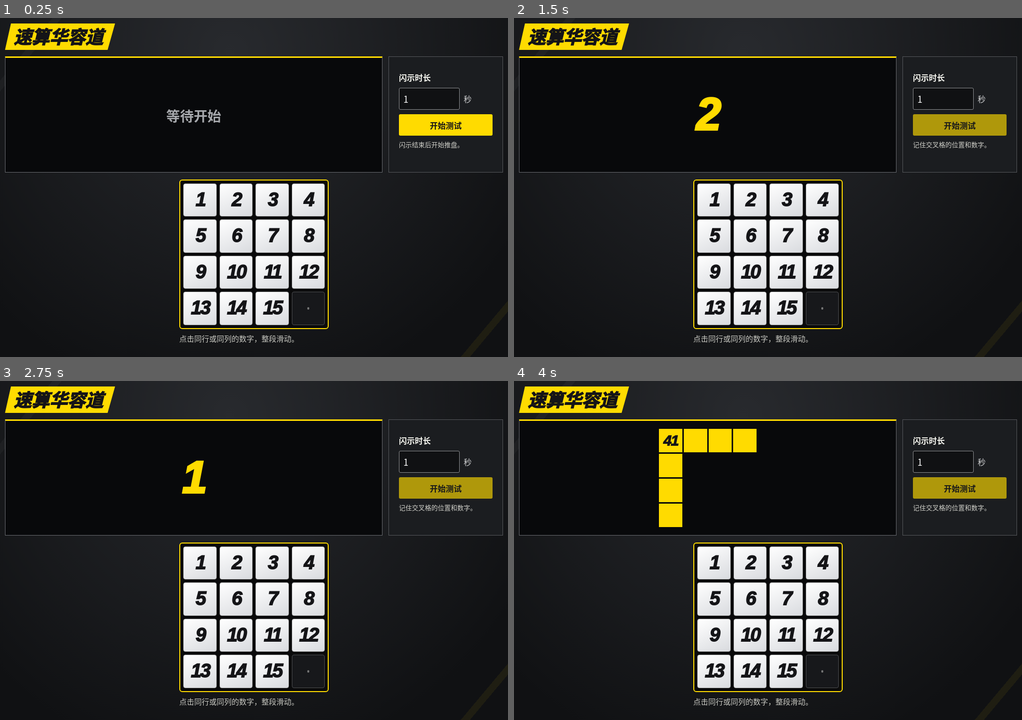
Above: before the commit, frames 1-4 (two rows, left to right).
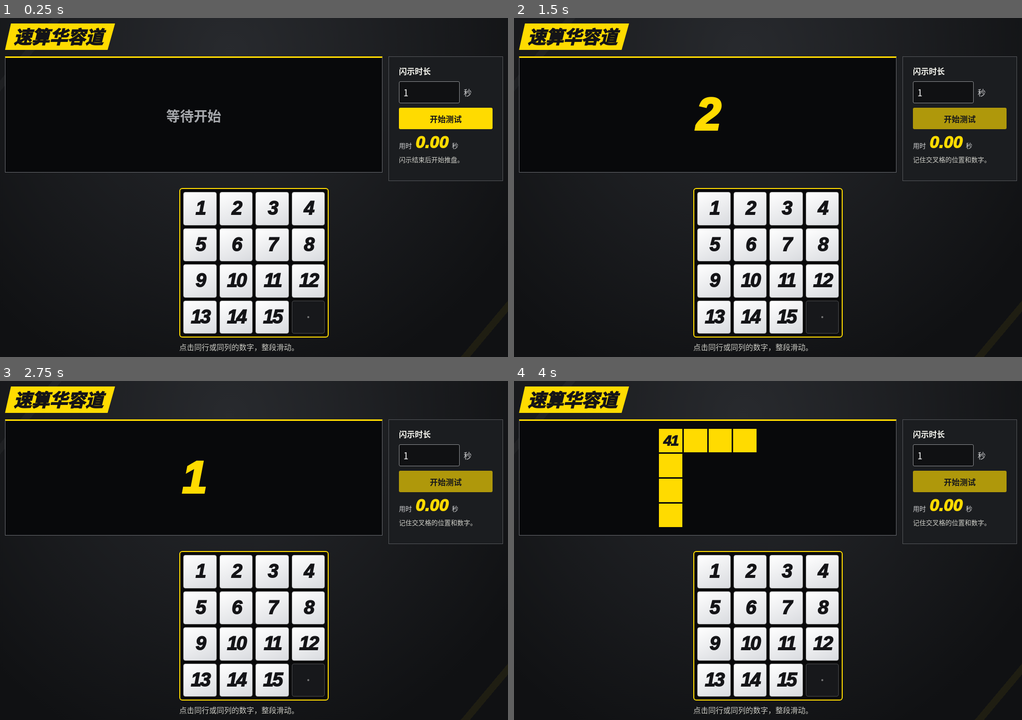
Above: after the commit, the same moments.

Repository: gaojiangjun0805-a11y/block-sum-puzzle
Game: browser game, page index.html
Same seed, same stepped clock (60 frames per second), same inputs: the game is played once before the commit and once after it.
Inputs:
- Up to frame 1 (0.25 s): no input
- Up to frame 2 (1.5 s): click "开始测试" at 0.27 s; hold Right from 1.03 s (still down)
- Up to frame 3 (2.75 s): release Right at 1.53 s; hold Down 1.58-1.85 s; hold Left 1.9-2.47 s; click "15" at 2.02 s; hold Up from 2.52 s (still down)
- Up to frame 4 (4 s): release Up at 2.82 s; hold Right 2.87-3.53 s; hold Up 3.58-3.82 s; hold Left from 3.87 s (still down)

The runs differ from the first frame. In frame 1, 7.2% of the frame differs, in the area x 35-100%, y 14-99%; in frame 2, 7.3%; in frame 3, 7.3%; in frame 4, 7.3%.

Commit message:
Time answers from the end of the flash

Diff:
--- a/arena.css
+++ b/arena.css
@@ -85,6 +85,8 @@
 }
 .start { min-height: 43px; padding: 5px 8px; border: 0; border-radius: 3px; background: var(--yellow); color: var(--ink); font-weight: 900; cursor: pointer; }
 .start:disabled { opacity: .65; cursor: default; }
+.time-readout { display: flex; align-items: baseline; flex-wrap: wrap; gap: 4px 7px; color: #d0d1d2; font-size: 13px; }
+.time-readout time { color: var(--yellow); font: italic 950 clamp(18px, 3vw, 34px)/1 var(--digits); font-variant-numeric: tabular-nums; }
 .status { min-height: 2.7em; color: #d1d1ca; font-size: 13px; line-height: 1.45; }
 .play {
   width: min(100%, 480px, max(270px, calc(100svh - 450px)));
@@ -129,6 +131,7 @@
   .settings { padding: 8px; gap: 6px; font-size: 13px; }
   .duration { gap: 4px; }
   .duration input { width: 67px; font-size: 15px; }
+  .time-readout { font-size: 11px; gap: 4px; }
   .status { font-size: 11px; }
   .play { width: min(100%, 360px); }
 }
--- a/game.js
+++ b/game.js
@@ -7,11 +7,14 @@
 const start = document.querySelector('#start');
 const screenLabel = document.querySelector('#screen-label');
 const screenCross = document.querySelector('#screen-cross');
+const elapsed = document.querySelector('#elapsed');
 const status = document.querySelector('#status');
 
 let board;
 let goal;
 let phase = 'ready';
+let playStartedAt;
+let timerFrame = null;
 
 const targetCells = Array.from({ length: size ** 2 }, () => {
   const cell = document.createElement('div');
@@ -68,6 +71,23 @@
   goal = { ...question, center };
 }
 
+function showElapsed(milliseconds) {
+  const seconds = (Math.max(0, milliseconds) / 1000).toFixed(2);
+  if (elapsed.textContent === seconds) return;
+  elapsed.textContent = seconds;
+  elapsed.dateTime = 'PT' + seconds + 'S';
+}
+
+function updateTimer(now) {
+  showElapsed(now - playStartedAt);
+  timerFrame = requestAnimationFrame(updateTimer);
+}
+
+function stopTimer() {
+  if (timerFrame !== null) cancelAnimationFrame(timerFrame);
+  timerFrame = null;
+}
+
 function slide(position) {
   if (phase !== 'playing') return;
   const blank = board.indexOf(0);
@@ -79,6 +99,8 @@
   board[position] = 0;
   if (puzzle.solved(board, goal)) {
     phase = 'finished';
+    stopTimer();
+    showElapsed(performance.now() - playStartedAt);
     status.textContent = '答对了';
     screenLabel.hidden = false;
     screenLabel.textContent = '答对了';
@@ -95,6 +117,8 @@
     return;
   }
   if (phase !== 'ready') newQuestion();
+  stopTimer();
+  showElapsed(0);
   phase = 'preview';
   duration.disabled = true;
   start.disabled = true;
@@ -112,19 +136,21 @@
   function paint(now) {
     const counting = now < flash.at;
     // Let one frame through when the 10 ms interval lands between refreshes.
-    const show = !counting && (now < flash.until || (!shown && now < flash.answerAt));
+    const show = !counting && (!shown || now < flash.until);
     screenLabel.hidden = !counting;
     if (counting) screenLabel.textContent = String(Math.ceil((flash.at - now) / 1000));
     screenCross.hidden = !show;
     if (show) shown = true;
 
-    if (now < flash.answerAt) {
+    if (counting || show) {
       requestAnimationFrame(paint);
       return;
     }
     screenLabel.classList.remove('countdown');
     targetValue.textContent = '';
     phase = 'playing';
+    playStartedAt = performance.now();
+    timerFrame = requestAnimationFrame(updateTimer);
     duration.disabled = false;
     start.disabled = false;
     start.textContent = '下一题';
--- a/index.html
+++ b/index.html
@@ -24,6 +24,11 @@
         <span>秒</span>
       </div>
       <button class="start" id="start" type="submit">开始测试</button>
+      <div class="time-readout">
+        <span>用时</span>
+        <time id="elapsed" datetime="PT0S">0.00</time>
+        <span>秒</span>
+      </div>
       <p class="status" id="status" role="status">闪示结束后开始推盘。</p>
     </form>
   </section>
--- a/puzzle.js
+++ b/puzzle.js
@@ -2,7 +2,6 @@
 
 const puzzle = (() => {
   const flashLead = 3000;
-  const flashGrace = 40;
 
   function flashMilliseconds(seconds) {
     const centiseconds = Math.round(seconds * 100);
@@ -12,7 +11,7 @@
 
   function flashSchedule(now, duration) {
     const at = now + flashLead;
-    return { at, until: at + duration, answerAt: at + duration + flashGrace };
+    return { at, until: at + duration };
   }
 
   function randomFrom(seed) {
